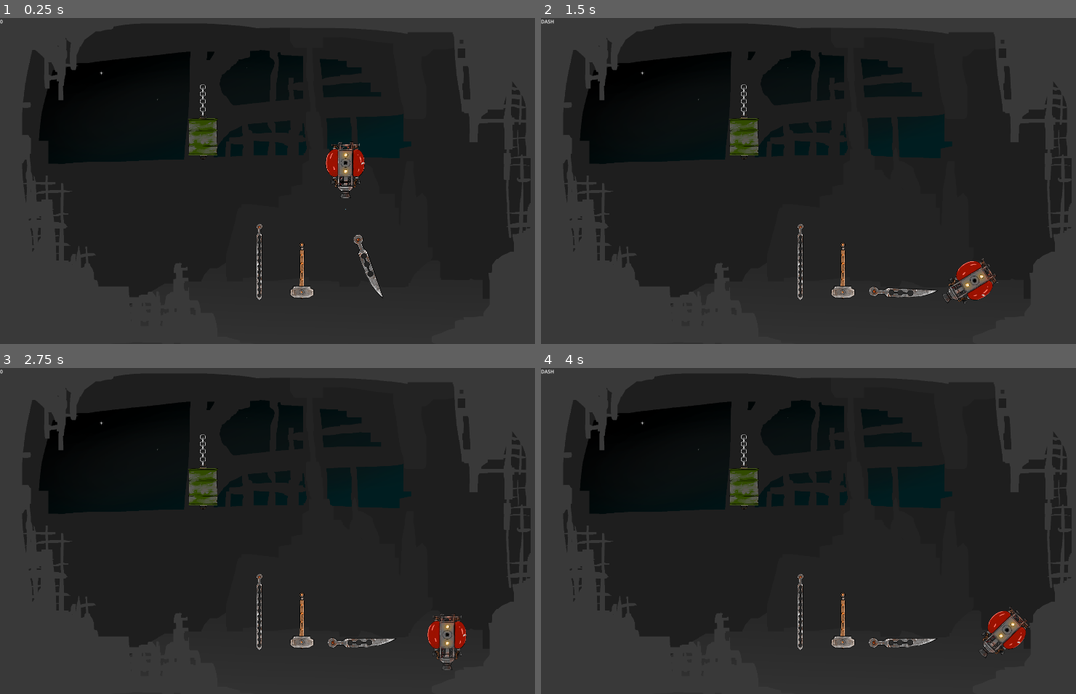
Above: before the commit, frames 1-4 (two rows, left to right).
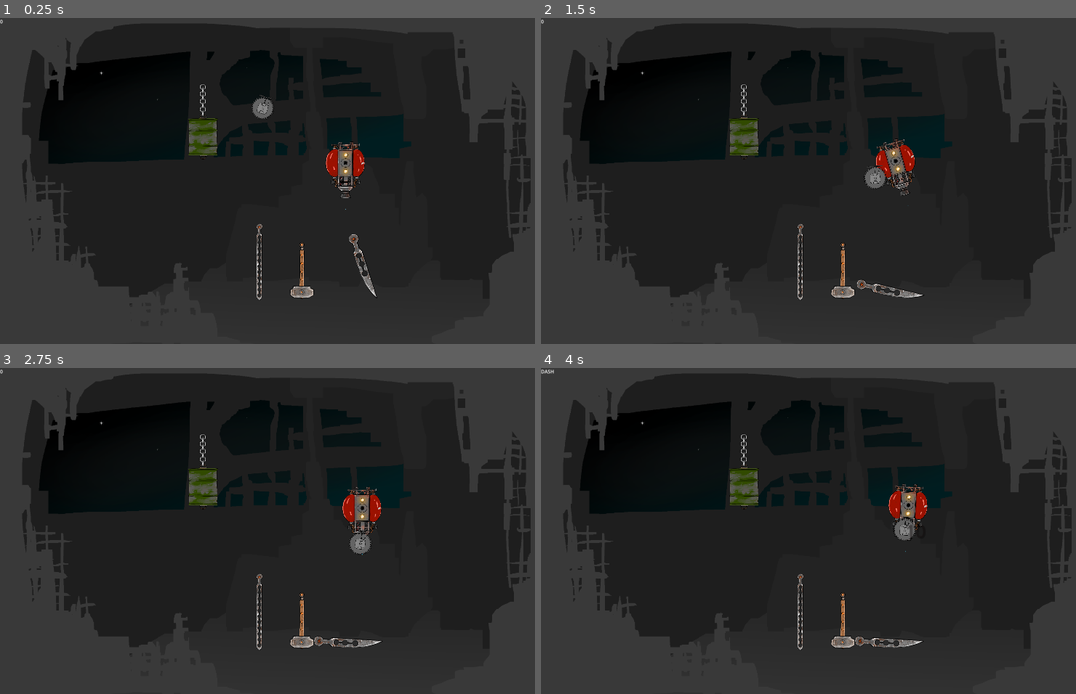
Above: after the commit, the same moments.

Repository: ChaseMaslow/2dhammer
Game: Godot game, scene res://Main.tscn
The game is run twice, just before and just after one commit, with the same random seed, the same clock (stepped at 60 frames per second) and the same inputs.
Inputs (mouse positions are in pixels of both pictures, inside the frame that each line leads up to):
- Up to frame 1 (0.25 s): no input
- Up to frame 2 (1.5 s): move the mouse to (862, 181) at 0.52 s; hold Middle mouse button (freefall) 0.53-1.28 s; move the mouse to (803, 181) at 1.27 s; right-click (803, 181) at 1.35 s
- Up to frame 3 (2.75 s): tap Middle mouse button (freefall) at 1.55, 2.3 s; move the mouse to (304, 524) at 2.02 s; press the mouse at (304, 524) at 2.03 s
- Up to frame 4 (4 s): move the mouse to (824, 537) at 2.77 s; release the mouse at (824, 537) at 2.78 s; tap Middle mouse button (freefall) at 2.85 s; move the mouse to (872, 534) at 3.52 s; hold Middle mouse button (freefall) from 3.53 s (still down)

The runs differ from the first frame. In frame 1, 0.5% of the frame differs, in the area x 47-72%, y 23-86%; in frame 2, 1.9%, in the area x 0-86%, y 0-88%; in frame 3, 1.9%; in frame 4, 1.8%.

Commit message:
enemy added

Diff:
--- a/Dummy.gd
+++ b/Damageable.gd
@@ -1,5 +1,7 @@
-extends RigidBody2D
+class_name Damageable extends RigidBody2D
 
+@export var HP: float = 100
+@export var mortal: bool = true
 @export var SplashObj: Resource
 #@export var splash_obj_path: String = "res://SplashText.tscn"
 
@@ -7,6 +9,7 @@
 var collision_force
 var last_velocity = Vector2.ZERO
 var sharp = false
+var dead = false
 
 # Called when the node enters the scene tree for the first time.
 func _ready():
@@ -18,6 +21,9 @@
 	pass
 
 func _integrate_forces(state):
+	on_integrate_forces(state)
+
+func on_integrate_forces(state):
 	if (state.get_contact_count() > 0):
 		collision_pos = state.get_contact_local_position(0)
 		collision_force = ceilf(((state.get_linear_velocity() - last_velocity) / state.get_inverse_mass() / state.get_step()).length() / 1000)
@@ -34,15 +40,35 @@
 	last_velocity = linear_velocity
 
 func _on_body_entered(body):
+	on_body_entered(body)
+
+func on_body_entered(body):
 	#collision_pos = to_global(collision_pos)
 	#collision_pos.x -= 100
+	if (collision_force < 20) or dead:
+		pass
+	else:
+		hurt(collision_force-19, sharp)
+
+func _on_area_entered(area):
+	if area.name == "HurtArea":
+		area.hurt.connect(hurt)
+
+func _on_area_exited(area):
+	if area.name == "HurtArea":
+		area.hurt.disconnect(hurt)
+
+func hurt(damage, is_sharp):
 	var splash = load("res://SplashText.tscn").instantiate()
-	splash.set_text(str(collision_force))
+	splash.set_text(str(damage))
+	if mortal:
+		HP -= damage
+		if HP <= 0:
+			dead = true
 	splash.set_pos(collision_pos)
 	#splash.set_transparency(collision_force / 100)
-	if sharp:
-		splash.set_color(Color(0, 0, float(collision_force/100), float(collision_force/100)))
-	else:
-		splash.set_color(Color(float(collision_force/100), 0, 0, float(collision_force/100)))
+	splash.set_color(Color(float(damage/100), 0, 0, float(damage/100)))
+	if is_sharp:
+		splash.set_color(Color(0, 0, float(damage/100), float(damage/100)))
 	splash.set_time(1.0)
 	add_child(splash)
--- /dev/null
+++ b/Enemy.gd
@@ -0,0 +1,44 @@
+extends Damageable
+
+
+@export var gravity_resist = 10
+@export var base_speed = 3
+@export var target : Node = null
+
+var in_control = true
+
+var TILT_VELOCITY = 1.0
+
+# Called when the node enters the scene tree for the first time.
+func _ready():
+	pass # Replace with function body.
+
+
+# Called every frame. 'delta' is the elapsed time since the previous frame.
+func _process(delta):
+	pass
+
+func _integrate_forces(state):
+	on_integrate_forces(state)
+	var add_velocity = Vector2.ZERO
+	var add_angular_velocity = 0
+	if in_control == true:
+		add_velocity = (Vector2.ZERO - linear_velocity).normalized()
+		if target != null:
+			add_velocity = (target.position - position).normalized()
+		add_velocity = add_velocity.normalized() * base_speed
+		add_velocity.y -= gravity_resist
+
+		var tilt = get_angle_to(to_global(add_velocity)) + PI/2
+		add_angular_velocity = angle_difference(rotation, tilt) * TILT_VELOCITY
+		add_velocity.x = 0
+		add_velocity = add_velocity.rotated(rotation)
+
+	linear_velocity += add_velocity
+	angular_velocity += add_angular_velocity
+
+func _on_body_entered(body):
+	on_body_entered(body)
+	if dead:
+		in_control = false
+		$AnimatedSprite2D.set_speed_scale(0)
--- /dev/null
+++ b/HurtBox.gd
@@ -0,0 +1,19 @@
+extends Area2D
+
+@export var damage = 1.0
+@export var sharp = false
+
+signal hurt(damage, sharp)
+
+# Called when the node enters the scene tree for the first time.
+func _ready():
+	pass # Replace with function body.
+
+
+# Called every frame. 'delta' is the elapsed time since the previous frame.
+func _process(delta):
+	pass
+
+
+func _on_timer_timeout():
+	hurt.emit(damage, sharp)
--- a/Main.tscn
+++ b/Main.tscn
@@ -1,11 +1,11 @@
-[gd_scene load_steps=22 format=3 uid="uid://ccyt44toeiksg"]
+[gd_scene load_steps=28 format=3 uid="uid://ccyt44toeiksg"]
 
 [ext_resource type="PackedScene" uid="uid://b68umguhxojc4" path="res://Player.tscn" id="1_sqd3l"]
 [ext_resource type="Script" path="res://DebugText.gd" id="2"]
 [ext_resource type="Script" path="res://Camera2D.gd" id="3"]
 [ext_resource type="Script" path="res://DebugVector.gd" id="3_ctnmf"]
 [ext_resource type="Script" path="res://DebugText2.gd" id="3_kfe6f"]
-[ext_resource type="Script" path="res://Dummy.gd" id="4_m84gs"]
+[ext_resource type="Script" path="res://Damageable.gd" id="4_m84gs"]
 [ext_resource type="PackedScene" uid="uid://1rwl3ap70c7p" path="res://SplashText.tscn" id="5_nfn67"]
 [ext_resource type="Texture2D" uid="uid://dsdvcxk4g4yi3" path="res://dummy.png" id="6_expm7"]
 [ext_resource type="Texture2D" uid="uid://bm2he8lqutgef" path="res://bg-back.png" id="8_jmuxi"]
@@ -16,6 +16,9 @@
 [ext_resource type="PackedScene" uid="uid://cgago8t7hpva8" path="res://hammer.tscn" id="14_lphed"]
 [ext_resource type="PackedScene" uid="uid://cdoqw6hbpcr4" path="res://sword.tscn" id="14_u3501"]
 [ext_resource type="PackedScene" uid="uid://dov6q8pb176ns" path="res://sword2.tscn" id="15_vf282"]
+[ext_resource type="SpriteFrames" uid="uid://dbxque2ugwi4s" path="res://enemyAnim.tres" id="17_2dh3c"]
+[ext_resource type="Script" path="res://Enemy.gd" id="17_7f3va"]
+[ext_resource type="Script" path="res://HurtBox.gd" id="19_7ravl"]
 
 [sub_resource type="RectangleShape2D" id="RectangleShape2D_6bvuu"]
 size = Vector2(12, 4)
@@ -26,11 +29,19 @@
 [sub_resource type="RectangleShape2D" id="3"]
 size = Vector2(49, 64)
 
+[sub_resource type="RectangleShape2D" id="RectangleShape2D_4vjue"]
+size = Vector2(54, 68)
+
 [sub_resource type="RectangleShape2D" id="RectangleShape2D_luryw"]
 size = Vector2(57, 1429)
 
 [sub_resource type="RectangleShape2D" id="RectangleShape2D_5wdrx"]
 size = Vector2(2253, 80)
+
+[sub_resource type="CircleShape2D" id="CircleShape2D_0j36t"]
+
+[sub_resource type="CircleShape2D" id="CircleShape2D_ufnp0"]
+radius = 22.0
 
 [node name="Main" type="Node2D"]
 
@@ -234,6 +245,7 @@
 contact_monitor = true
 linear_damp = 1.0
 script = ExtResource("4_m84gs")
+mortal = false
 SplashObj = ExtResource("5_nfn67")
 
 [node name="CollisionShape2D" type="CollisionShape2D" parent="Target/Dummy"]
@@ -248,6 +260,11 @@
 position = Vector2(-0.465, 1.08)
 scale = Vector2(0.130208, 0.130208)
 texture = ExtResource("6_expm7")
+
+[node name="HitArea" type="Area2D" parent="Target/Dummy"]
+
+[node name="CollisionShape2D" type="CollisionShape2D" parent="Target/Dummy/HitArea"]
+shape = SubResource("RectangleShape2D_4vjue")
 
 [node name="Background" type="Node2D" parent="."]
 position = Vector2(224, 224)
@@ -302,6 +319,34 @@
 
 [node name="Sword2" parent="." instance=ExtResource("15_vf282")]
 position = Vector2(355, 359)
+
+[node name="Enemy" type="RigidBody2D" parent="." node_paths=PackedStringArray("target")]
+position = Vector2(175, 92)
+max_contacts_reported = 1
+contact_monitor = true
+script = ExtResource("17_7f3va")
+target = NodePath("../Player")
+SplashObj = ExtResource("5_nfn67")
+
+[node name="AnimatedSprite2D" type="AnimatedSprite2D" parent="Enemy"]
+position = Vector2(0.815, 2.085)
+scale = Vector2(0.142055, 0.142055)
+sprite_frames = ExtResource("17_2dh3c")
+autoplay = "default"
+
+[node name="CollisionShape2D" type="CollisionShape2D" parent="Enemy"]
+scale = Vector2(2.13963, 2.13963)
+shape = SubResource("CircleShape2D_0j36t")
+
+[node name="HurtArea" type="Area2D" parent="Enemy"]
+script = ExtResource("19_7ravl")
+damage = 10.0
+
+[node name="CollisionShape2D" type="CollisionShape2D" parent="Enemy/HurtArea"]
+shape = SubResource("CircleShape2D_ufnp0")
+
+[node name="HurtTimer" type="Timer" parent="Enemy/HurtArea"]
+autostart = true
 
 [connection signal="dash" from="Player" to="DebugLayer/DebugText" method="_on_Player_dash"]
 [connection signal="debug" from="Player" to="DebugLayer/DebugText2" method="_on_player_debug"]
@@ -309,3 +354,7 @@
 [connection signal="vector" from="Player" to="DebugVector" method="_on_Player_vector"]
 [connection signal="timeout" from="DebugLayer/DebugText/Timer" to="DebugLayer/DebugText" method="_on_Timer_timeout"]
 [connection signal="body_entered" from="Target/Dummy" to="Target/Dummy" method="_on_body_entered"]
+[connection signal="area_entered" from="Target/Dummy/HitArea" to="Target/Dummy" method="_on_area_entered"]
+[connection signal="area_exited" from="Target/Dummy/HitArea" to="Target/Dummy" method="_on_area_exited"]
+[connection signal="body_entered" from="Enemy" to="Enemy" method="_on_body_entered"]
+[connection signal="timeout" from="Enemy/HurtArea/HurtTimer" to="Enemy/HurtArea" method="_on_timer_timeout"]
--- a/Player.gd
+++ b/Player.gd
@@ -1,5 +1,4 @@
-extends RigidBody2D
-
+extends Damageable
 
 @export var base_speed = 3
 @export var max_speed = 100
@@ -43,10 +42,11 @@
 #func _process(_delta):
 #	emit_signal("debug", transform)
 
-func _integrate_forces(_state):
+func _integrate_forces(state):
+	on_integrate_forces(state)
 	var add_velocity = Vector2.ZERO
 	var add_angular_velocity = 0
-	if in_control == true:
+	if in_control:
 		# make linear velocity more like the requested velocity
 #		var requested_velocity = (mouse_delta * base_speed)
 #		var add_velocity = (requested_velocity - get_linear_velocity()).limit_length(max_speed)
@@ -187,15 +187,15 @@
 	if event is InputEventMouseMotion:
 		mouse_delta = event.relative
 
-	if event.is_action_pressed("freefall"):
-		if in_control == true:
-			in_control = false
-			set_linear_damp(0)
-			set_angular_damp(0)
-		else:
-			in_control = true
-			set_linear_damp(control_linear_damp)
-			set_angular_damp(control_angular_damp)
+	#if event.is_action_pressed("freefall"):
+		#if in_control == true:
+			#in_control = false
+			#set_linear_damp(0)
+			#set_angular_damp(0)
+		#else:
+			#in_control = true
+			#set_linear_damp(control_linear_damp)
+			#set_angular_damp(control_angular_damp)
 
 	if event.is_action_pressed("drop"):
 		if in_control and equipped:
@@ -226,3 +226,10 @@
 		$DashTimer.start(dash_cooldown)
 	else:
 		dash_ready = true
+
+func _on_body_entered(body):
+	on_body_entered(body)
+	if dead:
+		in_control = false
+		set_linear_damp(0)
+		set_angular_damp(0)
--- a/Player.tscn
+++ b/Player.tscn
@@ -1,7 +1,8 @@
-[gd_scene load_steps=14 format=3 uid="uid://b68umguhxojc4"]
+[gd_scene load_steps=16 format=3 uid="uid://b68umguhxojc4"]
 
 [ext_resource type="Script" path="res://Player.gd" id="1"]
 [ext_resource type="Texture2D" uid="uid://dtt71ieqvwkik" path="res://pod.png" id="2_3rhr1"]
+[ext_resource type="PackedScene" uid="uid://1rwl3ap70c7p" path="res://SplashText.tscn" id="2_ohevq"]
 [ext_resource type="Texture2D" uid="uid://c4kxvb3spmd1k" path="res://jetflame/frame0000.png" id="4_gcu60"]
 [ext_resource type="Texture2D" uid="uid://didso24dqdwde" path="res://jetflame/frame0001.png" id="5_tlany"]
 [ext_resource type="Texture2D" uid="uid://c2mop6hni4u8d" path="res://jetflame/frame0002.png" id="6_3owii"]
@@ -16,6 +17,9 @@
 
 [sub_resource type="CircleShape2D" id="CircleShape2D_wxgx5"]
 radius = 54.231
+
+[sub_resource type="RectangleShape2D" id="RectangleShape2D_yeavt"]
+size = Vector2(50, 71)
 
 [sub_resource type="SpriteFrames" id="SpriteFrames_puxqw"]
 animations = [{
@@ -52,12 +56,15 @@
 [node name="Player" type="RigidBody2D"]
 position = Vector2(320, 192)
 mass = 3.06122
+max_contacts_reported = 1
+contact_monitor = true
 linear_damp = 4.0
 script = ExtResource("1")
 max_speed = 120
 control_linear_damp = 8
 control_angular_damp = 8
 gravity_resist = 12
+SplashObj = ExtResource("2_ohevq")
 
 [node name="CollisionShape2D" type="CollisionShape2D" parent="."]
 position = Vector2(0, 0.5)
@@ -82,6 +89,12 @@
 
 [node name="CollisionShape2D" type="CollisionShape2D" parent="PickupArea"]
 shape = SubResource("CircleShape2D_wxgx5")
+
+[node name="HitArea" type="Area2D" parent="."]
+
+[node name="CollisionShape2D" type="CollisionShape2D" parent="HitArea"]
+position = Vector2(0, 3.5)
+shape = SubResource("RectangleShape2D_yeavt")
 
 [node name="MainJet" type="AnimatedSprite2D" parent="."]
 z_index = -1
@@ -155,4 +168,7 @@
 speed_scale = 5.0
 flip_h = true
 
+[connection signal="body_entered" from="." to="." method="_on_body_entered"]
 [connection signal="timeout" from="DashTimer" to="." method="_on_DashTimer_timeout"]
+[connection signal="area_entered" from="HitArea" to="." method="_on_area_entered"]
+[connection signal="area_exited" from="HitArea" to="." method="_on_area_exited"]
--- /dev/null
+++ b/enemyAnim.tres
@@ -0,0 +1,46 @@
+[gd_resource type="SpriteFrames" load_steps=10 format=3 uid="uid://dbxque2ugwi4s"]
+
+[ext_resource type="Texture2D" uid="uid://brkrah7wqh4rd" path="res://enemy/frame0001.png" id="1_sv4mw"]
+[ext_resource type="Texture2D" uid="uid://ckb1bow3sdsm5" path="res://enemy/frame0002.png" id="2_f2gjf"]
+[ext_resource type="Texture2D" uid="uid://crumkyblsthqu" path="res://enemy/frame0003.png" id="3_dri0b"]
+[ext_resource type="Texture2D" uid="uid://djde7algcv8bq" path="res://enemy/frame0004.png" id="4_v0rex"]
+[ext_resource type="Texture2D" uid="uid://c0bsvvifeww2" path="res://enemy/frame0005.png" id="5_5ewn7"]
+[ext_resource type="Texture2D" uid="uid://wuik6dkqwyaq" path="res://enemy/frame0006.png" id="6_h0oyb"]
+[ext_resource type="Texture2D" uid="uid://bqs4o4d3idcuh" path="res://enemy/frame0007.png" id="7_sispw"]
+[ext_resource type="Texture2D" uid="uid://b2wkr6hagl41m" path="res://enemy/frame0008.png" id="8_v1k0s"]
+[ext_resource type="Texture2D" uid="uid://cogr14nu8s5up" path="res://enemy/frame0009.png" id="9_8oqsq"]
+
+[resource]
+animations = [{
+"frames": [{
+"duration": 1.0,
+"texture": ExtResource("1_sv4mw")
+}, {
+"duration": 1.0,
+"texture": ExtResource("2_f2gjf")
+}, {
+"duration": 1.0,
+"texture": ExtResource("3_dri0b")
+}, {
+"duration": 1.0,
+"texture": ExtResource("4_v0rex")
+}, {
+"duration": 1.0,
+"texture": ExtResource("5_5ewn7")
+}, {
+"duration": 1.0,
+"texture": ExtResource("6_h0oyb")
+}, {
+"duration": 1.0,
+"texture": ExtResource("7_sispw")
+}, {
+"duration": 1.0,
+"texture": ExtResource("8_v1k0s")
+}, {
+"duration": 1.0,
+"texture": ExtResource("9_8oqsq")
+}],
+"loop": true,
+"name": &"default",
+"speed": 14.0
+}]
--- a/sword2.tscn
+++ b/sword2.tscn
@@ -4,17 +4,17 @@
 [ext_resource type="Texture2D" uid="uid://dexhxka6bg3cq" path="res://sword2.png" id="2_76o24"]
 
 [sub_resource type="PhysicsMaterial" id="PhysicsMaterial_atqcr"]
-friction = 0.2
+friction = 0.15
 
 [sub_resource type="RectangleShape2D" id="RectangleShape2D_fgf0l"]
 size = Vector2(20, 120)
 
 [node name="Sword2" type="RigidBody2D"]
 show_behind_parent = true
-mass = 0.23
+mass = 0.77
 physics_material_override = SubResource("PhysicsMaterial_atqcr")
 center_of_mass_mode = 1
-center_of_mass = Vector2(0, 30)
+center_of_mass = Vector2(0, 60)
 can_sleep = false
 script = ExtResource("1_fbkas")
 sharp = true
Binary file added: enemy/frame0001.png
Not shown, added: enemy/frame0001.png.import
Binary file added: enemy/frame0002.png
Not shown, added: enemy/frame0002.png.import
Binary file added: enemy/frame0003.png
Not shown, added: enemy/frame0003.png.import
Binary file added: enemy/frame0004.png
Not shown, added: enemy/frame0004.png.import
Binary file added: enemy/frame0005.png
Not shown, added: enemy/frame0005.png.import
Binary file added: enemy/frame0006.png
Not shown, added: enemy/frame0006.png.import
(and 6 more such lines)
